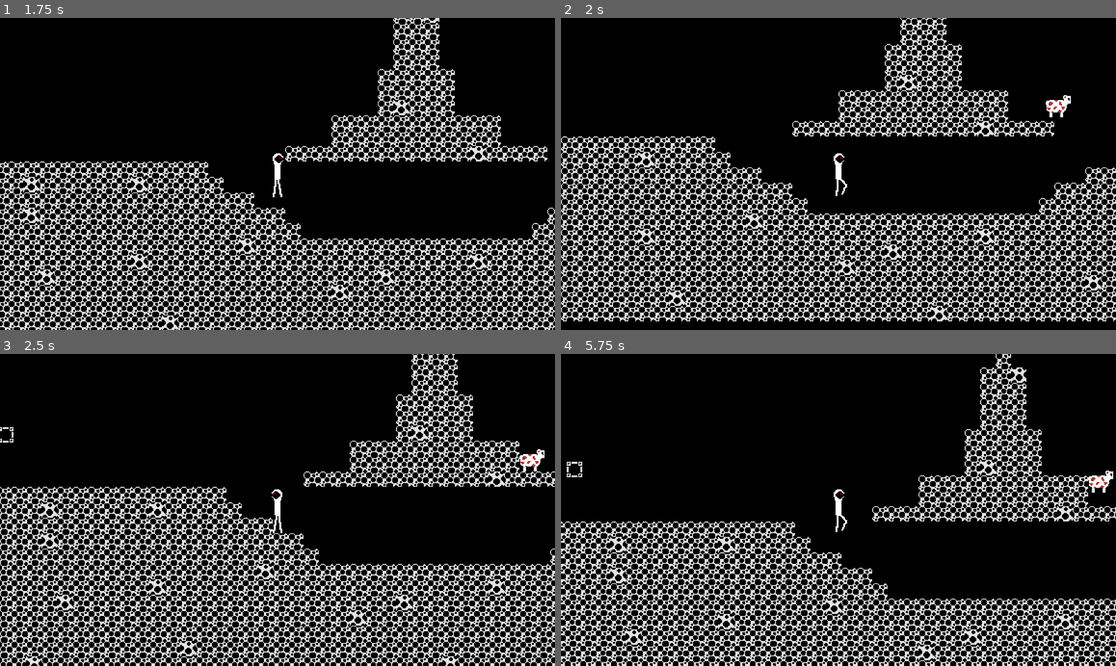
Above: before the commit, frames 1-4 (two rows, left to right).
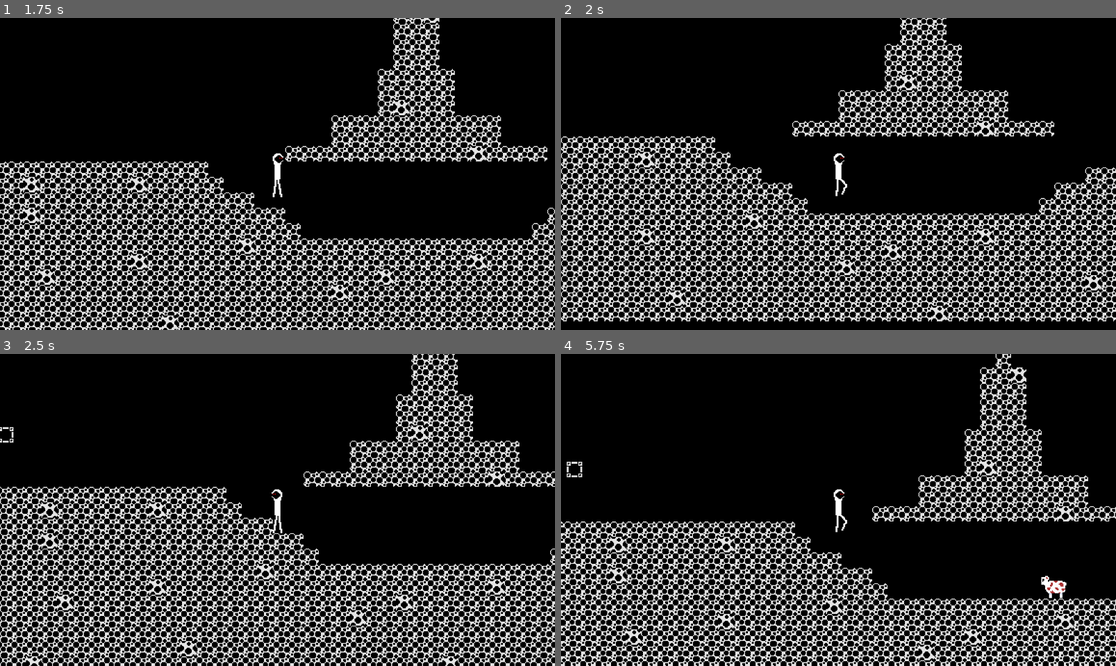
Above: after the commit, the same moments.

Repository: KirstenMayland/color2Dmetroidvania
Game: Godot game, scene res://scenes/levels/level_3.tscn
The game is run twice, just before and just after one commit, with the same random seed, the same clock (stepped at 60 frames per second) and the same inputs. This scene is started directly instead of the project's main scene.
Inputs:
- Up to frame 1 (1.75 s): tap Enter at 0.5 s; hold D (move_right) from 0.53 s (still down); tap Space (jump) at 0.6, 0.77, 1.07, 1.52, 1.55 s; tap E (interact) at 1.35 s
- Up to frame 2 (2 s): keep holding D (move_right); tap Space (jump) at 1.82 s
- Up to frame 3 (2.5 s): release D (move_right) at 2.03 s; hold A (move_left) from 2.03 s (still down); tap Space (jump) at 2.1 s
- Up to frame 4 (5.75 s): tap Space (jump) at 2.75, 3.02, 3.05, 3.32, 3.6, 3.77, 4.07, 4.52, 4.55, 4.82, 5.1 s; tap E (interact) at 2.85, 4.35 s; release A (move_left) at 4.28 s; hold D (move_right) from 4.28 s (still down)

Frame 1 is identical in both runs. In frame 2, 0.2% of the frame differs, in the area x 87-92%, y 24-32%; in frame 3, 0.2%; in frame 4, 0.4%, in the area x 86-100%, y 37-79%.

Commit message:
sheep acts normally
well mostly normally, it starts jumping excitedly when you get too near

Diff:
--- a/scripts/entities/sheep.gd
+++ b/scripts/entities/sheep.gd
@@ -1,8 +1,8 @@
 extends CharacterBody2D
 
 
-const MAX_SPEED = 100.0
-#const JUMP_VELOCITY = -200.0
+@export var max_speed : float = 50.0
+@export var jump_velocity : float = -200.0
 
 # Get the gravity from the project settings to be synced with RigidBody nodes.
 var gravity = ProjectSettings.get_setting("physics/2d/default_gravity")
@@ -13,12 +13,28 @@
 	if not is_on_floor():
 		velocity.y += gravity * delta
 
-	var direction = get_direction_to_player()
-	set_velocity(direction * MAX_SPEED)
+	var player_node = get_parent().get_node("Player")
+	if player_node != null:
+		var direction = (player_node.global_position - global_position).normalized()
+
+		# Horizontal movement
+		if direction.x != 0:
+			velocity.x = direction.x * max_speed
+			change_direction(direction.x)
+
+		# Jump if on the ground and close to the player
+		if is_on_floor() and abs(player_node.global_position.x - global_position.x) < 100:
+			velocity.y = jump_velocity
+	else:
+		print("null")
+		set_velocity(Vector2.ZERO)
+
 	move_and_slide()
 
-func get_direction_to_player():
-	var player_node = get_parent().get_node("Player")
-	if player_node != null:
-		return (player_node.global_position - global_position).normalized()
-	return Vector2.ZERO
+# ---------------------change_direction---------------------------
+# helper function for move; player faces direction it's moving
+func change_direction(direction):
+	if direction > 0:
+		get_node("AnimatedSprite2D").set_flip_h(false)
+	elif direction < 0:
+		get_node("AnimatedSprite2D").set_flip_h(true)
